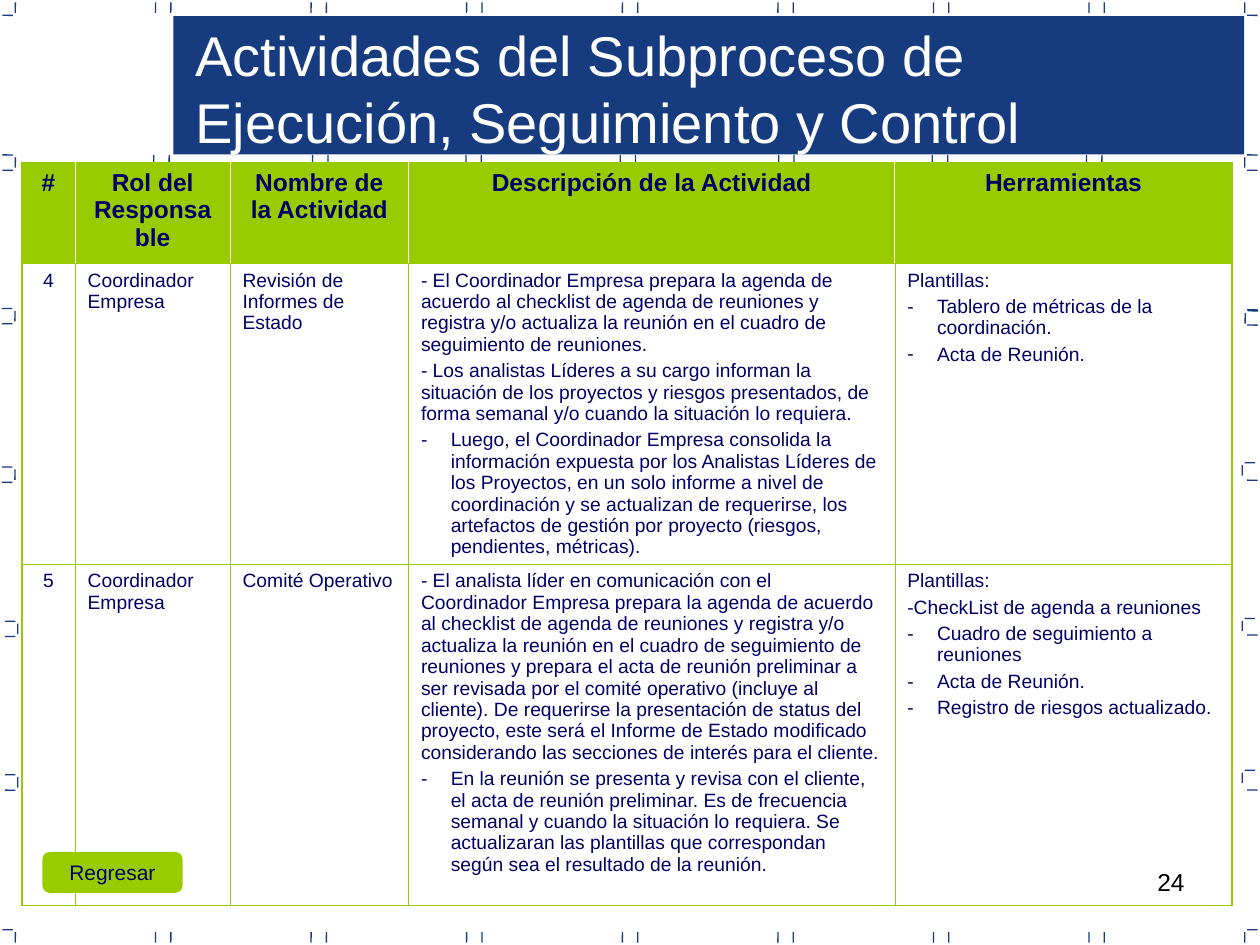
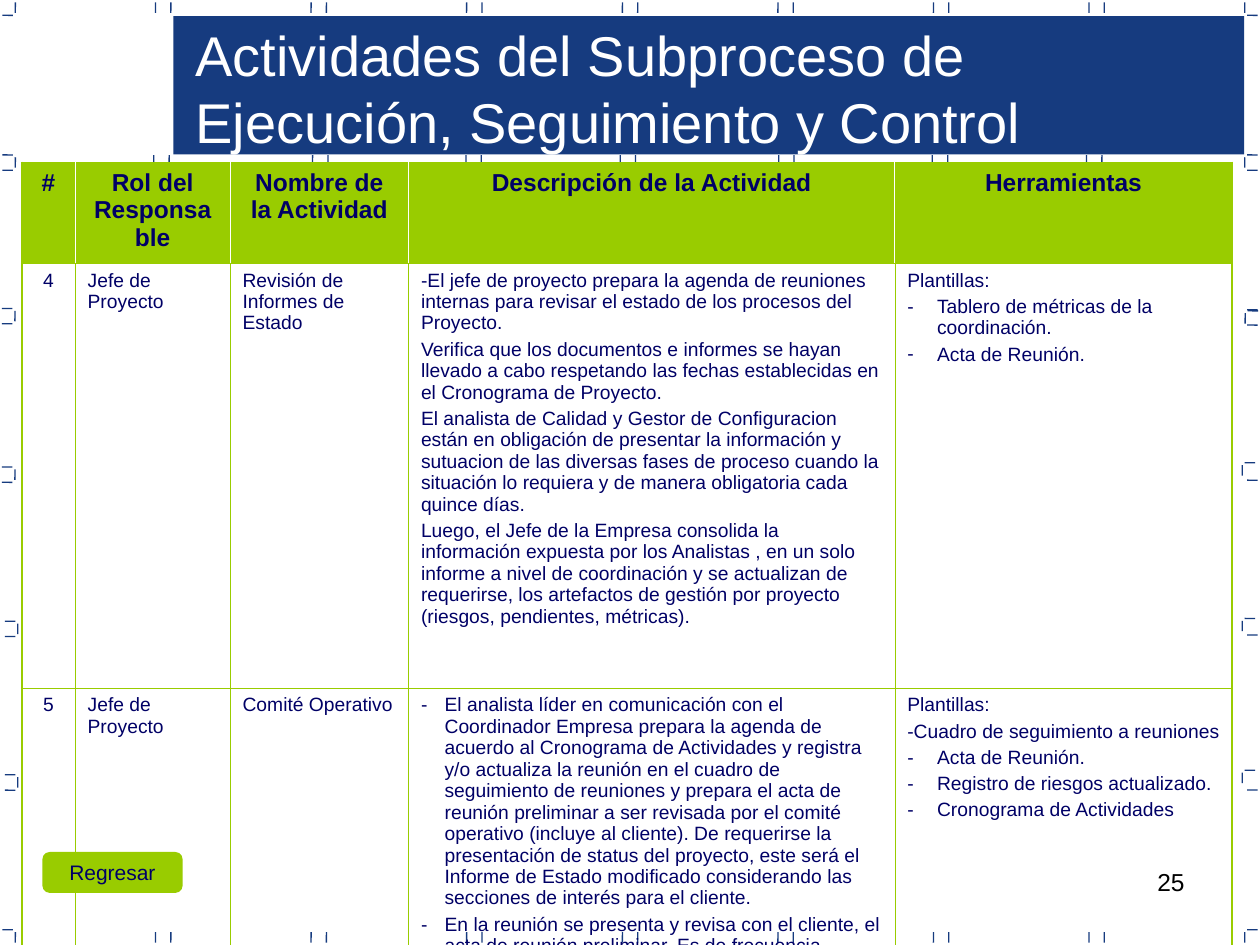
Before and after one commit to lowrider80/UTP-GPS-ALARM, a slide deck: slide 25 of Area_de_Proceso-_PP-PMC/PGPROY_V1.0_2015.ppt (slide 24 before the commit). Drawn at 1260x945 pixels with LibreOffice and Linux fonts; fonts in the diff are those of the drawing. Boxes give left, top, right and bottom in pixels: in the first picture for what was removed or moved away, otherwise in the second. Text is boxed around its words. In the diff, an @@ line names an element or a change of style, - is before the commit and + after.

Commit message:
Proceso de Gestion
Proceso de Gestion

```diff
--- a/Area_de_Proceso-_PP-PMC/PGPROY_V1.0_2015.ppt
+++ b/Area_de_Proceso-_PP-PMC/PGPROY_V1.0_2015.ppt
@@ table at [21, 163, 1234, 945] @@
-row 2, column 2: Coordinador Empresa
+row 2, column 2: Jefe de Proyecto
-row 2, column 4: - El Coordinador Empresa prepara la agenda de acuerdo al checklist de agenda de reuniones y registra y/o actualiza la reunión en el cuadro de seguimiento de reuniones. / - Los analistas Líderes a su cargo informan la situación de los proyectos y riesgos presentados, de forma semanal y/o cuando la situación lo requiera. / Luego, el Coordinador Empresa consolida la información expuesta por los Analistas Líderes de los Proyectos, en un solo informe a nivel de coordinación y se actualizan de requerirse, los artefactos de gestión por proyecto (riesgos, pendientes, métricas).
+row 2, column 4: -El jefe de proyecto prepara la agenda de reuniones internas para revisar el estado de los procesos del Proyecto. / Verifica que los documentos e informes se hayan llevado a cabo respetando las fechas establecidas en el Cronograma de Proyecto. / El analista de Calidad y Gestor de Configuracion están en obligación de presentar la información y sutuacion de las diversas fases de proceso cuando la situación lo requiera y de manera obligatoria cada quince días. / Luego, el Jefe de la Empresa consolida la información expuesta por los Analistas , en un solo informe a nivel de coordinación y se actualizan de requerirse, los artefactos de gestión por proyecto (riesgos, pendientes, métricas).
-row 3: 5 | Coordinador Empresa | Comité Operativo | - El analista líder en comunicación con el Coordinador Empresa prepara la agenda de acuerdo al checklist de agenda de reuniones y registra y/o actualiza la reunión en el cuadro de seguimiento de reuniones y prepara el acta de reunión preliminar a ser revisada por el comité operativo (incluye al cliente). De requerirse la presentación de status del proyecto, este será el Informe de Estado modificado considerando las secciones de interés para el cliente. / En la reunión se presenta y revisa con el cliente, el acta de reunión preliminar. Es de frecuencia semanal y cuando la situación lo requiera. Se actualizaran las plantillas que correspondan según sea el resultado de la reunión. | Plantillas: / -CheckList de agenda a reuniones / Cuadro de seguimiento a reuniones / Acta de Reunión. / Registro de riesgos actualizado.
+row 3: 5 | Jefe de Proyecto | Comité Operativo | El analista líder en comunicación con el Coordinador Empresa prepara la agenda de acuerdo al Cronograma de Actividades y registra y/o actualiza la reunión en el cuadro de seguimiento de reuniones y prepara el acta de reunión preliminar a ser revisada por el comité operativo (incluye al cliente). De requerirse la presentación de status del proyecto, este será el Informe de Estado modificado considerando las secciones de interés para el cliente. / En la reunión se presenta y revisa con el cliente, el acta de reunión preliminar. Es de frecuencia mensual. Se actualizaran las plantillas que correspondan según sea el resultado de la reunión. | Plantillas: / -Cuadro de seguimiento a reuniones / Acta de Reunión. / Registro de riesgos actualizado. / Cronograma de Actividades
@@ page number at [1157, 874, 1184, 892]: text changed @@
-24
+25
```
Also in this commit, not shown: 19 other slides changed, 1 slide added.
